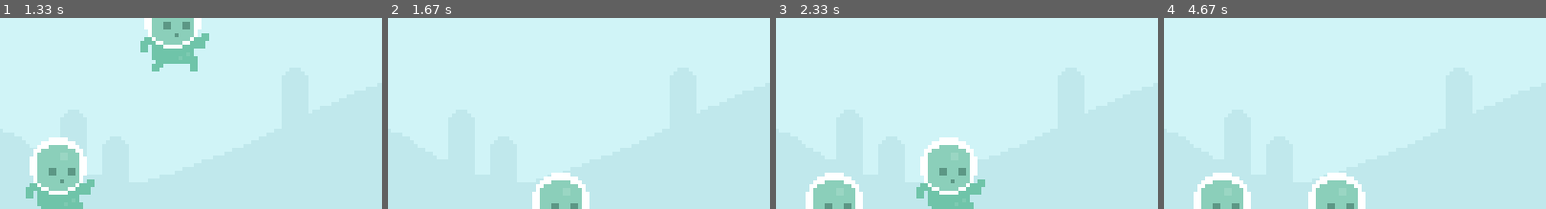
Above: before the commit, frames 1-4 (left to right).
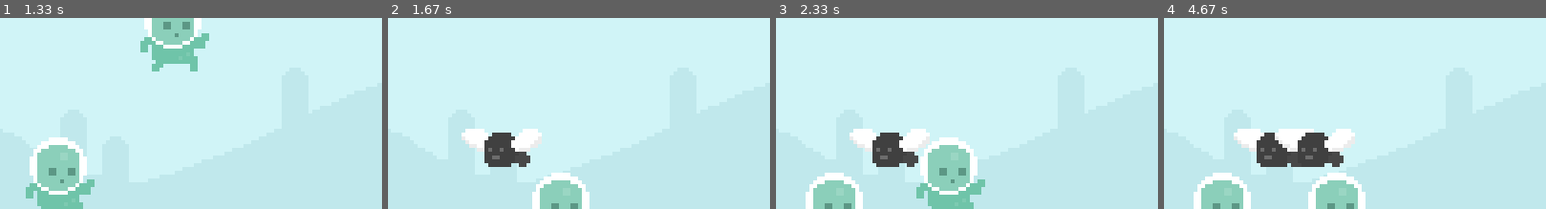
Above: after the commit, the same moments.

Repository: SDBranka/Sprites-The_Ultimate_Introduction_to_Pygame
Game: pygame game, started from main.py
Two runs of this game, one before a commit and one after it. Both use one fixed random seed, a clock stepped at 60 frames per second and the inputs below.
Inputs (mouse positions are % of the whole screen's width and height, from its top left):
- Up to frame 1 (1.33 s): tap Space at 0.33, 1 s; click (10, 64) at 0.72 s
- Up to frame 2 (1.67 s): tap Space at 1.4 s
- Up to frame 3 (2.33 s): tap Space at 1.7, 2.23 s
- Up to frame 4 (4.67 s): tap Space at 2.53, 3.3, 3.63, 3.93, 4.47 s
The pictures show only the part of the screen within x 3-53%, y 14-64%; the shares and areas given below are measured in that part.

Frame 1 is identical in both runs. In frame 2, 2.9% of the frame differs, in the area x 19-41%, y 58-78%; in frame 3, 2.9%; in frame 4, 5.0%, in the area x 18-50%, y 58-78%.

Commit message:
obstacle as sprite drawn to screen

Diff:
--- a/main.py
+++ b/main.py
@@ -48,6 +48,35 @@
         self.player_input()
         self.apply_gravity()
         self.animation_state()
+
+
+class Obstacle(pygame.sprite.Sprite):
+    def __init__(self, type):
+        super().__init__()
+        if type == "fly":
+            fly_frame_1 = pygame.image.load("img/fly/fly1.png").convert_alpha()
+            fly_frame_2 = pygame.image.load("img/fly/fly2.png").convert_alpha()
+            self.frames = [fly_frame_1, fly_frame_2]
+            y_pos = 210
+        else:
+            snail_frame_1 = pygame.image.load("img/snail/snail1.png").convert_alpha()
+            snail_frame_2 = pygame.image.load("img/snail/snail2.png").convert_alpha()
+            self.frames = [snail_frame_1, snail_frame_2]
+            y_pos = 300
+
+        self.animation_index = 0
+        self.image = self.frames[self.animation_index]
+        self.rect = self.image.get_rect(midbottom = (randint(100, 200), y_pos))
+
+    def animation_state(self):
+        self.animation_index += 0.1
+        if self.animation_index >= len(self.frames):
+            self.animation_index = 0
+        self.image = self.frames[int(self.animation_index)]
+
+    def update(self):
+        self.animation_state()
+
 
 
 # function to consistantly update and redraw score_surface
@@ -125,8 +154,18 @@
 # store the score for global use
 score = 0
 
+# create a GroupSingle instance of Player
 player = pygame.sprite.GroupSingle()
 player.add(Player())
+
+# create a sprite group for obstacles
+obstacle_group = pygame.sprite.Group()
+
+
+
+
+
+
 
 
 # create a surface with an image
@@ -221,11 +260,20 @@
             # timers
             # enemy/obstacle deployment timer
             if event.type == obstacle_timer:
+                # add an instance of Obstacle to obstacle_group
+                obstacle_group.add(Obstacle("fly"))
+
+
+
                 # build random obstacle type generator; randint 0/1, if 1 snail, if 0 fly
                 if randint(0, 2):
                     obstacle_rect_list.append(snail_surface.get_rect(bottomright = (randint(900, 1100), 300)))
                 else:
                     obstacle_rect_list.append(fly_surface.get_rect(bottomright = (randint(900, 1100), 210)))
+
+
+
+
             # obstacle animaton timers
             if event.type == snail_animation_timer:
                 if snail_frame_index == 0:
@@ -276,11 +324,13 @@
         screen.blit(player_surface, player_rect)
         player.draw(screen)
         player.update()
+        obstacle_group.draw(screen)
 
 
 
         # collisions
         game_active = collisions(player_rect, obstacle_rect_list)
+    # if game_active is false(new game/player death) display intro/game over screen
     else:
         # clear all existing enemies
         obstacle_rect_list.clear()
